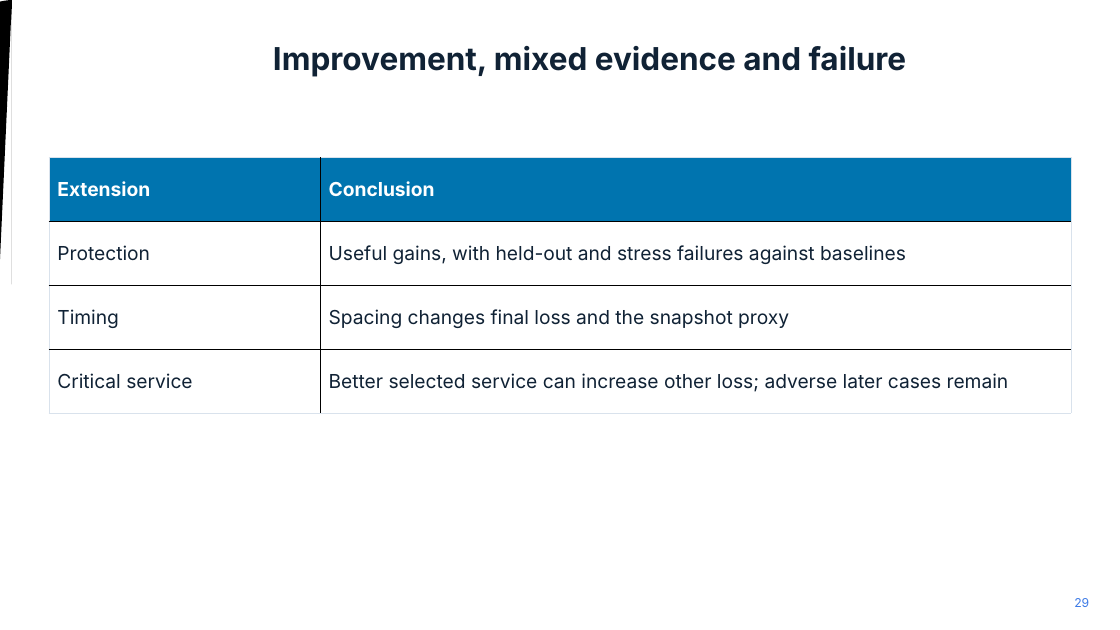
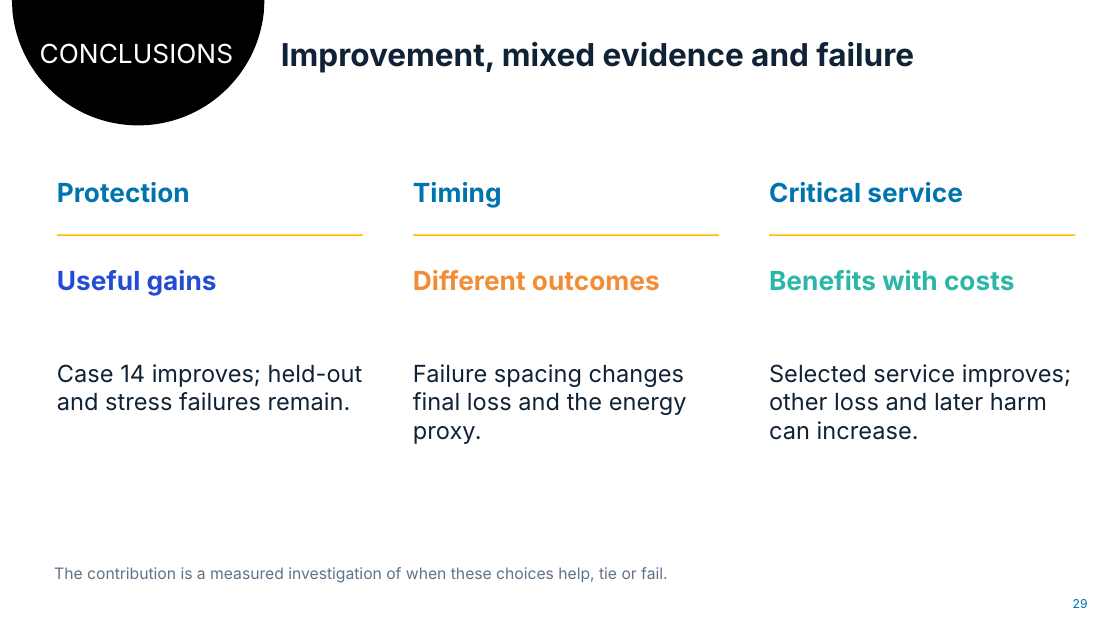
Before and after one commit to Adventurist2/CS637, a slide deck: slide 29 of group-sequin/output/presentation/SEQUIN_Original_Slides_With_Part2.pptx. Drawn at 1120x630 pixels with LibreOffice and Linux fonts; fonts in the diff are those of the drawing. Boxes give left, top, right and bottom in pixels: in the first picture for what was removed or moved away, otherwise in the second. Text is boxed around its words. In the diff, an @@ line names an element or a change of style, - is before the commit and + after.

```diff
--- a/group-sequin/output/presentation/SEQUIN_Original_Slides_With_Part2.pptx
+++ b/group-sequin/output/presentation/SEQUIN_Original_Slides_With_Part2.pptx
@@ text added at (40, 43, 233, 64), 22.5 pt, text #FFFFFF @@
+CONCLUSIONS
@@ text "Improvement, mixed evidence and failure": place and size @@
-text "Improvement, mixed evidence and failure" at (273, 46, 907, 77)
+text "Improvement, mixed evidence and failure" at (281, 42, 914, 73)
@@ table removed at (49, 158, 1071, 413), 4 rows, 2 columns @@
-Extension | Conclusion
-Protection | Useful gains, with held-out and stress failures against baselines
-Timing | Spacing changes final loss and the snapshot proxy
-Critical service | Better selected service can increase other loss; adverse later cases remain
@@ text added at (57, 182, 190, 203), 22.5 pt, text #0074AF, bold @@
+Protection
@@ text added at (413, 182, 502, 208), 22.5 pt, text #0074AF, bold @@
+Timing
@@ text added at (769, 182, 962, 203), 22.5 pt, text #0074AF, bold @@
+Critical service
@@ rectangle added at (57, 234, 364, 236), fill #FFC000 @@
@@ rectangle added at (413, 234, 720, 236), fill #FFC000 @@
@@ rectangle added at (770, 234, 1076, 236), fill #FFC000 @@
@@ text added at (57, 270, 217, 296), 22.5 pt, text #244BD6, bold @@
+Useful gains
@@ text added at (413, 270, 660, 291), 22.5 pt, text #F28C35, bold @@
+Different outcomes
@@ text added at (769, 270, 1014, 291), 22.5 pt, text #2CB6A8, bold @@
+Benefits with costs
@@ text added at (57, 364, 363, 411), 20.2 pt, text #102235 @@
+Case 14 improves; held-out and stress failures remain.
@@ text added at (413, 364, 687, 444), 20.2 pt, text #102235 @@
+Failure spacing changes final loss and the energy proxy.
@@ text added at (769, 364, 1071, 440), 20.2 pt, text #102235 @@
+Selected service improves; other loss and later harm can increase.
@@ text added at (54, 567, 667, 583), 13.5 pt, text #607487 @@
+The contribution is a measured investigation of when these choices help, tie or fail.
@@ text "29" at (1073, 599, 1088, 608): text colour #3E7BE6 to #0074AF @@
```
Also in this commit, not shown: 14 other slides changed, 1 slide added, 1 slide removed, 13 other files.
